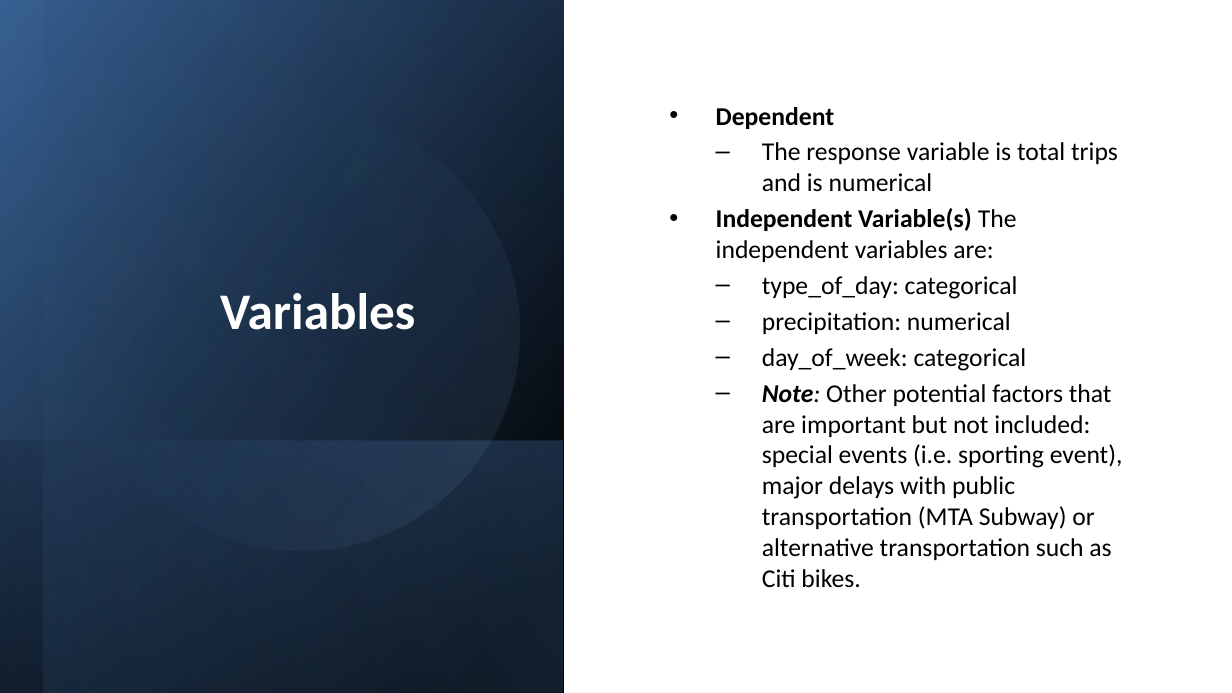
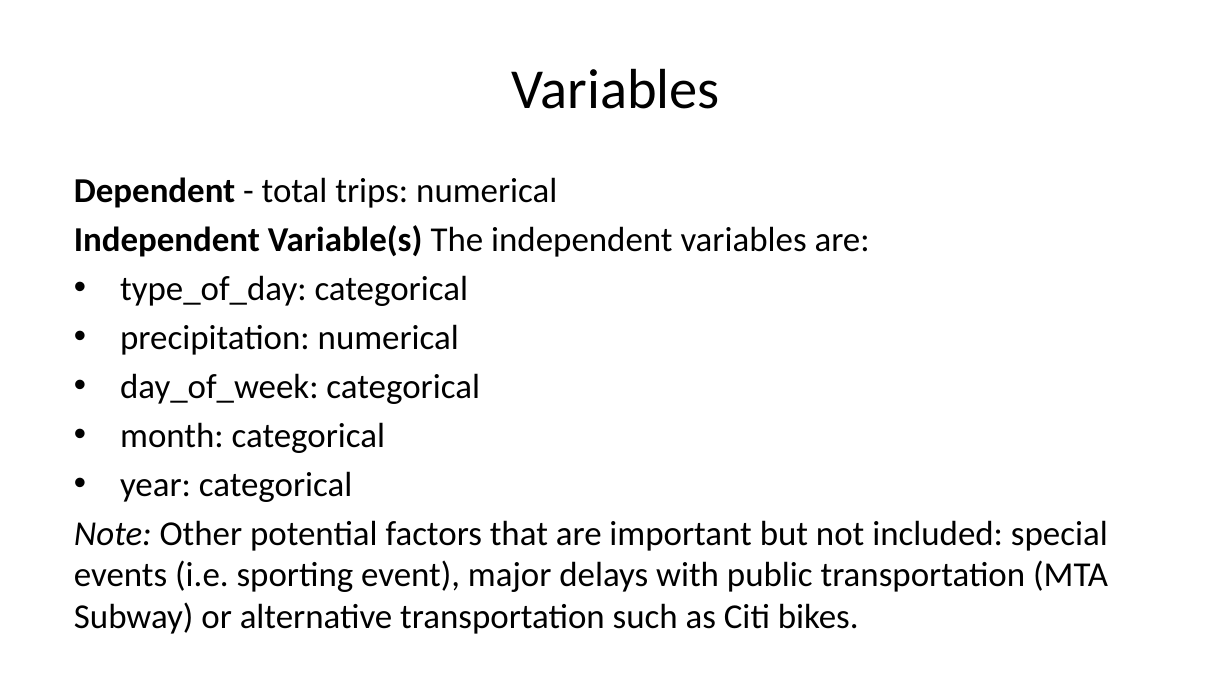
Before and after one commit to hellojohncruz/tlc_trips_weather, a slide deck: slide 6 of ridership.pptx (slide 5 before the commit). Drawn at 1232x693 pixels with LibreOffice and Linux fonts; fonts in the diff are those of the drawing. Boxes give left, top, right and bottom in pixels: in the first picture for what was removed or moved away, otherwise in the second. Text is boxed around its words. In the diff, an @@ line names an element or a change of style, - is before the commit and + after.

```diff
--- a/ridership.pptx
+++ b/ridership.pptx
@@ rectangle removed at (0, 0, 564, 692) @@
@@ rectangle removed at (43, 0, 564, 693) @@
@@ title "Variables": place and size @@
-title "Variables" at (220, 293, 415, 330)
+title "Variables" at (512, 68, 720, 109)
@@ title "Variables" at (512, 68, 720, 109): size 30 to 33 pt, text colour #FFFFFF to #000000, bold off; alignment right to centre; vertical alignment bottom to middle @@
@@ ellipse removed at (43, 75, 558, 590) @@
@@ text "Dependent - total trips: numerical": place and size @@
-text "Dependent - total trips: numerical" at (716, 107, 1123, 587)
+text "Dependent - total trips: numerical" at (74, 177, 1108, 634)
@@ text "Dependent - total trips: numerical" at (74, 177, 1108, 634): vertical alignment middle to top @@
@@ text at (74, 177, 557, 208): text changed; size 15 to 20.4 pt @@
-• Dependent
-  – The response variable is total trips and is numerical
+Dependent - total trips: numerical
@@ text at (74, 225, 1108, 634): size 15 to 20.4 pt in "Independent Variable(s) The independent variables are:", "type_of_day: categorical", "precipitation: numerical", "day_of_week: categorical" and 1 more places; bold off in "Note:"; bullet • to none; more space between paragraphs; bullet – to •; list level 2 to 1 in "type_of_day: categorical"; list level 2 to 1 in "precipitation: numerical"; list level 2 to 1 in "day_of_week: categorical"; bullet – to none; list level 2 to 1 in "Note: Other potential factors that ..." @@
@@ rectangle removed at (0, 440, 562, 692) @@
@@ text at (120, 422, 385, 502): paragraphs added @@
+• month: categorical
+• year: categorical
```
Also in this commit, not shown: 18 other slides changed, 4 slides added, 3 slides removed, 5 other files.
